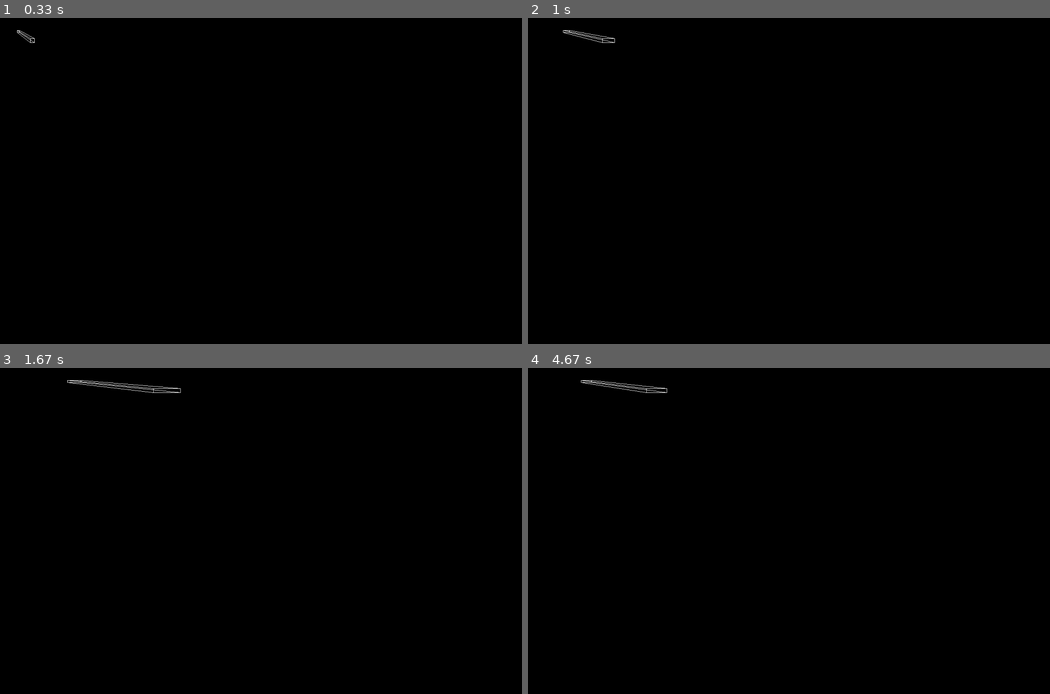
Above: before the commit, frames 1-4 (two rows, left to right).
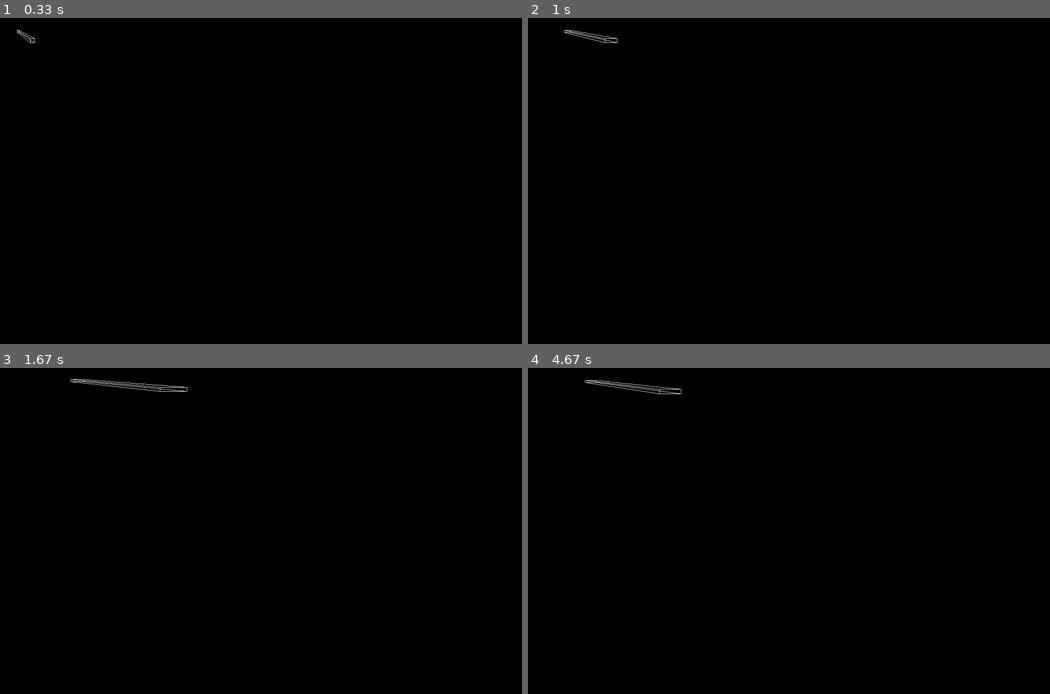
Above: after the commit, the same moments.

Repository: fusionzz/Python-Graphics
Game: pygame game, started from cube.py
Same seed, same stepped clock (60 frames per second), same inputs: the game is played once before the commit and once after it.
Inputs:
- Up to frame 1 (0.33 s): no input
- Up to frame 2 (1 s): tap I at 0.33 s; hold G from 0.67 s (still down); hold Right from 0.67 s (still down); hold D from 0.67 s (still down); tap K at 0.82 s
- Up to frame 3 (1.67 s): release G at 1.13 s; release Right at 1.13 s; release D at 1.13 s; hold U 1.17-1.63 s; hold Right 1.17-1.63 s; hold D 1.17-1.63 s; tap T at 1.32 s
- Up to frame 4 (4.67 s): hold Right 1.67-2.13 s; hold D 1.67-2.13 s; tap I at 1.82, 3.15, 4.62 s; hold Up 2.17-2.47 s; hold W 2.17-2.47 s; tap K at 2.32 s; hold J 3-3.53 s; hold Left 3-3.53 s; hold A 3-3.53 s; hold Down 4.13-4.43 s; hold S 4.13-4.43 s; tap T at 4.28 s; hold Left from 4.47 s (still down); hold A from 4.47 s (still down)

Frame 1 is identical in both runs. In frame 2, 0.1% of the frame differs, in the area x 6-18%, y 3-8%; in frame 3, 0.3%, in the area x 12-36%, y 3-8%; in frame 4, 0.3%.

Commit message:
shape is not looking at the camera i think

Diff:
--- a/cube.py
+++ b/cube.py
@@ -145,7 +145,29 @@
             c_x -= 1
         if keys[pygame.K_a]:
             c_x += 1
-
+        if keys[pygame.K_i]:
+            z_start -= 1
+            if z_start <= 1:
+                z_start = 1
+        if keys[pygame.K_k]:
+            z_start += 1
+        if keys[pygame.K_t]:
+            x_start -= 1
+        if keys[pygame.K_g]:
+            x_start += 1
+        if keys[pygame.K_u]:
+            y_start -= 1
+        if keys[pygame.K_j]:
+            y_start += 1
+
+        c = (x_start, y_start, z_start)
+        d = (x_start + side, y_start, z_start)
+        a = (x_start, y_start + side, z_start)
+        b = (x_start + side, y_start + side, z_start)
+        e = (x_start, y_start + side, z_start + side)
+        f = (x_start + side, y_start + side, z_start + side)
+        g = (x_start, y_start, z_start + side)
+        h = (x_start + side, y_start, z_start + side)
 
         new_a = perspective_projection(a, distance_to_camera)
         new_b = perspective_projection(b, distance_to_camera)
